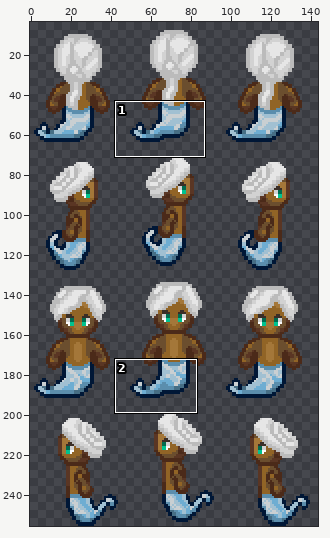
Two versions of one sprite sheet, sprite/creature/djinn/PNG/48x64_scale2x/djinn-002-NESW.png. The first picture is a wide view before the edit; the outline marks the close-up.
Close-up. As it was:
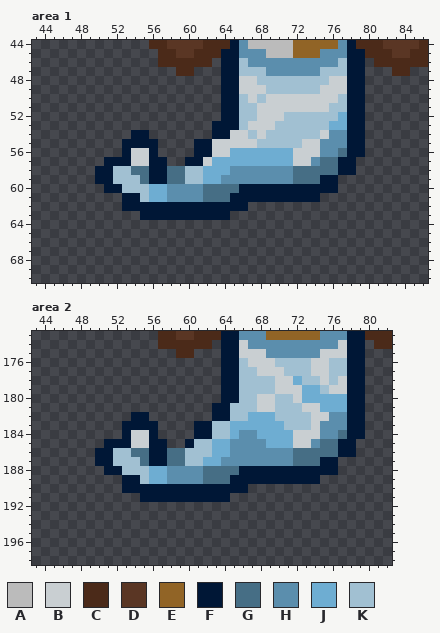
The file is 144x256 pixels. Colours within 5 levels of each other are drawn and written as one. Shown: area 1: x 43..86, y 44..70; area 2: x 43..82, y 173..198. The wide view leaves out empty margins.
Palette (. is transparent): A #bbbbbb  B #c9cfd2  C #4b2a19  D #5a3624  E #916426  F #001736  G #466e85  H #5b8ead  J #6eadd2  K #a1c0d2
Pixels before, area 1, first column x 50:
44 ......CCDDDDCCCFHAAAAAEEEEEHFCCCDDDDC
45 .......CCDDCCCFFHHHAAAEEEHHHFFCCCDDCC
46 .......CCCCCC.FFKHHHHHHHHHHKFF.CCCCCC
47 .........CC...FFKKKHHHHHHKKKFF...CC..
48 ..............FFBBKKKKKKKKBBFF.......
49 ..............FFBBBKKKKKKBBBFF.......
50 ..............FFKBKBBBBBBBBKFF.......
51 ..............FFKKBBBBBBBBKKFF.......
52 ..............FFKKBBBKKKKKKJFF.......
53 .............FFFKBBBKKKKKKJJFF.......
54 ....FF.......FFBBKBKKKKKKBHHFF.......
55 ...FFFF....FFBBBBBKKKKKBBHHHFF.......
56 ...FBBF....FFBBJJJJJJJBBBHHGFF.......
57 .FFFBBFF..FFBJJJJJJJJJBBHGGFF........
58 FFKKGGFFGGKKJJJHHHHHHHGGGGGFF........
59 FFKKKGFFGGKKJJHHHHHHHHGGGFF..........
60 .FFKKKJJHHHHGGGGFFFFFFFFFFF..........
61 ...FFKJJHHHHGGGFFFFFFFFFF............
62 ...FFFFFFFFFFFFFF....................
63 .....FFFFFFFFFF......................
Pixels before, area 2, first column x 50:
173 .......CCDDCCCFFHHHEEEEEEHHHFFCCC
174 .......CCCCCC.FFBHHHHHHHHHHBFF.CC
175 .........CC...FFBBBHHHHHHBBBFF...
176 ..............FFKBBBKKKKBBKKFF...
177 ..............FFKKBBBKKKBBKKFF...
178 ..............FFKKKKBBJKKBKBFF...
179 ..............FFKKKKBBBJJKBBFF...
180 ..............FFKKBBKKBJJJJJFF...
181 .............FFKKKBBKKKBBJJJFF...
182 ....FF.......FFKKJJJKKKKBBHHFF...
183 ...FFFF....FFKKJJJJJJKKKBHHHFF...
184 ...FBBF....FFKKJHHJJJJBBBHHGFF...
185 .FFFBBFF..FKKJJHHHHJJJBBHGGFF....
186 FFKKGGFFGGKKKJJHHHHHHHGGGGGFF....
187 FFKKKGFFGGKKJJHHHHHHHHGGGFF......
188 .FFKKKJJHHHHGGGGFFFFFFFFFFF......
189 ...FFKJJHHHHGGGFFFFFFFFFF........
190 ...FFFFFFFFFFFFFF................
191 .....FFFFFFFFFF..................
After:
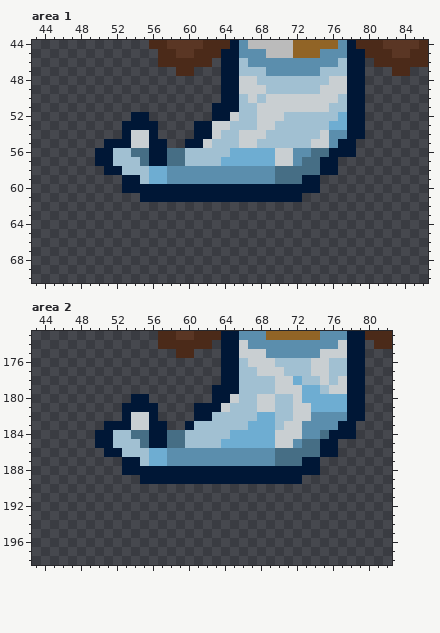
The author wrote: Change djinn S/N facing frames to match other frames
Edits made:
Changed rows in their new state; - is an unchanged pixel.
Area 1:
first column x 50:
51 -------------F----------------
52 ----FF-------F-B--------------
53 ---FFFF----FFBBK-K------------
54 ---FBBF----FFBKK-B------------
55 -FF-BB-F--F-BKKK-------K-B-F-.
56 FFKKGG-FGGKKKKK-----BBHHGGFF-.
57 F-KKKG--GGKKKK------BBHGGFF..-
58 .-F-KKJJHHHHHHH-----GG---FF..-
59 ...FFKJJHHHHHH------GG-FF..---
60 -..FFFFFFFFFFFFF---------..---
61 ---..FFFFFFFFFF--------..-----
62 ---..............-------------
63 -----..........---------------
Area 2:
first column x 50:
179 -------------F----------------
180 ----FF-------F-B--------------
181 ---FFFF----FF-B-------B-J-----
182 ---FBBF----FFKK--K----BBHH----
183 -FF-BB-F--FKK--KK---KBBHH--F-.
184 FFKKGG-FGGKKK---JJ--BB-HHGFF-.
185 F-KKKG--GGK--K-JJJJ-BBHGGFF..-
186 .-F-KKJJHHHHHHH-----GG---FF..-
187 ...FFKJJHHHHHH------GG-FF..---
188 -..FFFFFFFFFFFFF---------..---
189 ---..FFFFFFFFFF--------..-----
190 ---..............-------------
191 -----..........---------------
Pixel boxes of the changes (left, top, right, bottom) in both close-ups:
changed: (95, 103, 365, 220)
changed: (95, 385, 365, 502)
